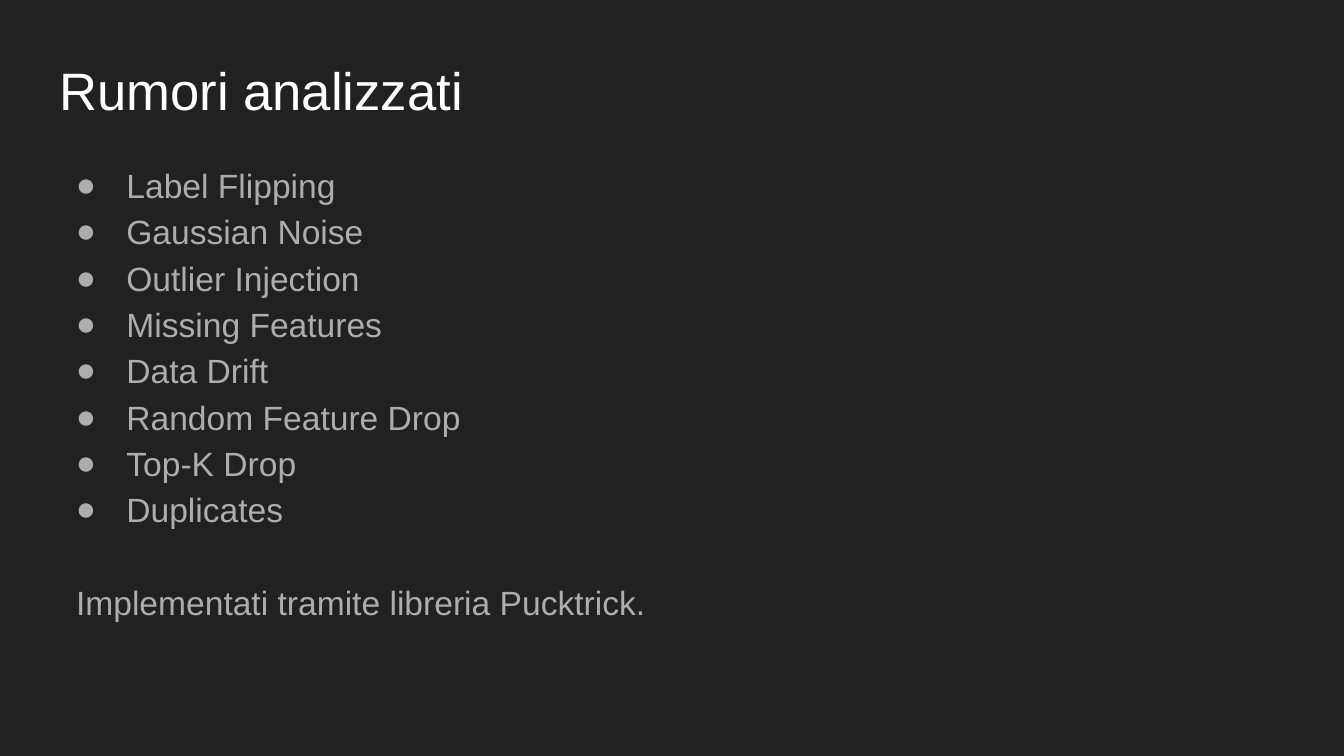
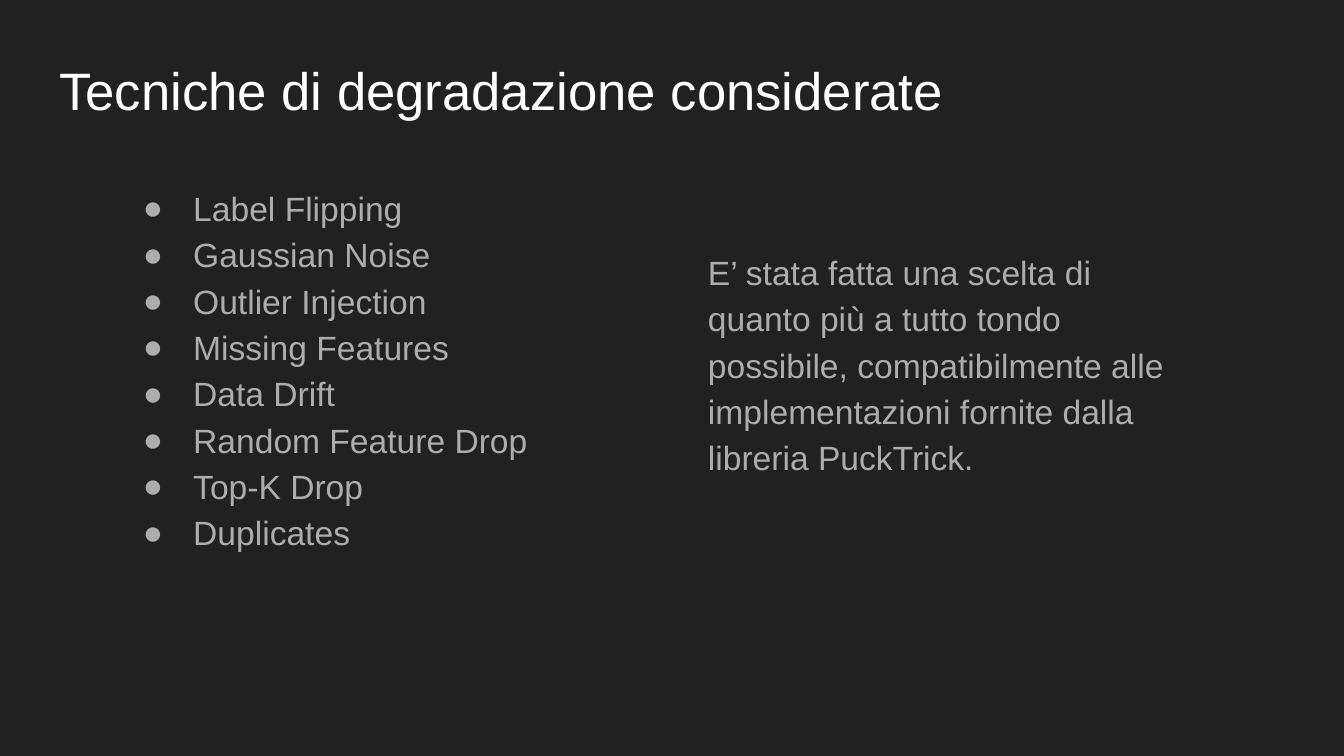
Before and after one commit to LorenzoPinaUnimib/Dataset_Degradetion, a slide deck: slide 6 of Presentazione Progetto Architetture dati.pptx. Drawn at 1344x756 pixels with LibreOffice and Linux fonts; fonts in the diff are those of the drawing. Boxes give left, top, right and bottom in pixels: in the first picture for what was removed or moved away, otherwise in the second. Text is boxed around its words. In the diff, an @@ line names an element or a change of style, - is before the commit and + after.

```diff
--- a/Presentazione Progetto Architetture dati.pptx
+++ b/Presentazione Progetto Architetture dati.pptx
@@ text at <box>59,72,943,121</box>: text changed @@
-Rumori analizzati
+Tecniche di degradazione considerate
@@ text "Label Flipping": place and size @@
-text "Label Flipping" at <box>76,173,645,621</box>
+text "Label Flipping" at <box>193,196,528,552</box>
@@ text added at <box>708,260,1163,471</box>, 18 pt, text #ADADAD @@
+E’ stata fatta una scelta di quanto più a tutto tondo possibile, compatibilmente alle implementazioni fornite dalla libreria PuckTrick.
@@ text at <box>76,590,645,621</box>: paragraph removed @@
-Implementati tramite libreria Pucktrick.
```
Also in this commit, not shown: 9 other slides changed, 3 slides added, 3 slides removed, 1 other file.
